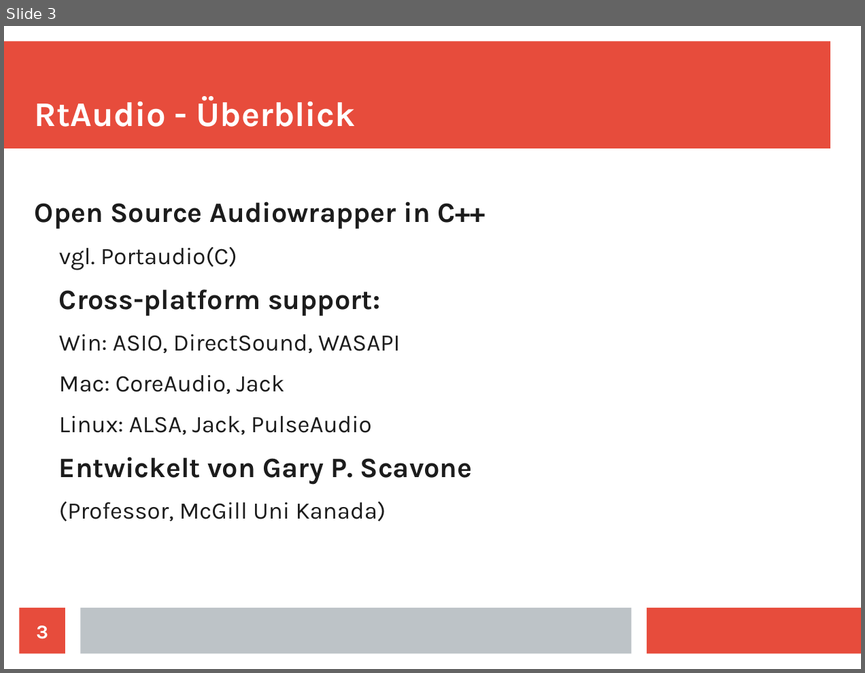
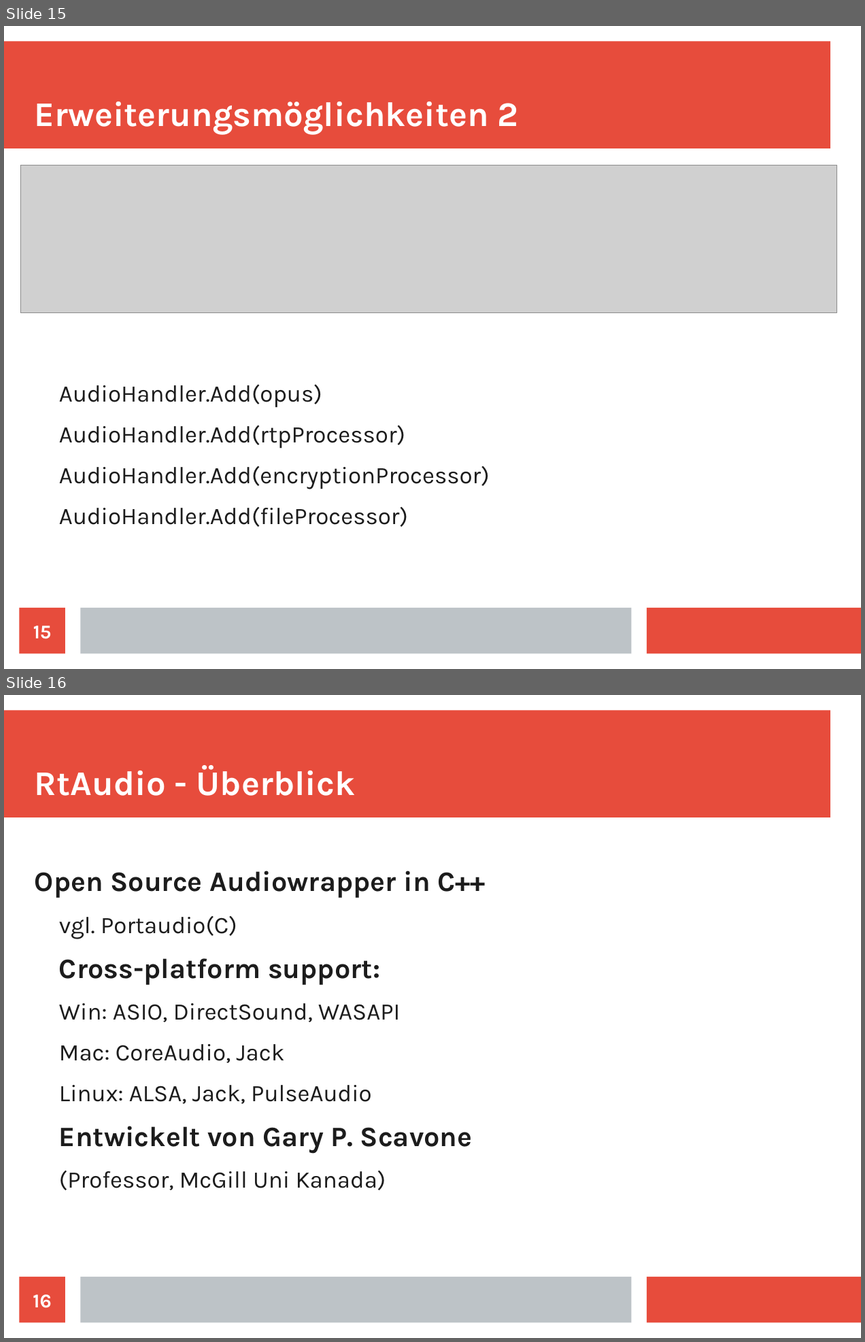
Before and after one commit to doe300/OHMComm, a slide deck: documents/OHMCommPres.odp. Shown one above the other, each under a label of ours: slide 3 before the commit, slides 15 and 16 after it. The pictures are 865x673 and 865x1342 pixels, drawn with LibreOffice and Linux fonts; fonts in the diff are those of the drawing; grey boxes stand for pictures. Boxes give left, top, right and bottom in pixels: in the first picture for what was removed or moved away, otherwise in the second. Text is boxed around its words. In the diff, an @@ line names an element or a change of style, - is before the commit and + after.

```diff
--- a/documents/OHMCommPres.odp
+++ b/documents/OHMCommPres.odp
@@ slide 15 added at [4,26,861,669], background #FFFFFF; not listed: 3 template elements that a slide beside it also shows @@
@@ title added at [35,101,519,134], 32 pt, text #FFFFFF, bold @@
+Erweiterungsmöglichkeiten 2
@@ picture added at [20,165,837,313] @@
@@ text added at [59,384,490,526], 22 pt, text #1C1C1C @@
+  AudioHandler.Add(opus)
+  AudioHandler.Add(rtpProcessor)
+  AudioHandler.Add(encryptionProcessor)
+  AudioHandler.Add(fileProcessor)
@@ page number added at [20,607,65,654], fill #E74C3C, 18 pt, text #FFFFFF, bold @@
+15
@@ what was slide 3 is now slide 16 @@
@@ page number at [33,1294,52,1308]: text changed @@
-3
+16
```
Also in this commit, not shown: 12 other slides added.
